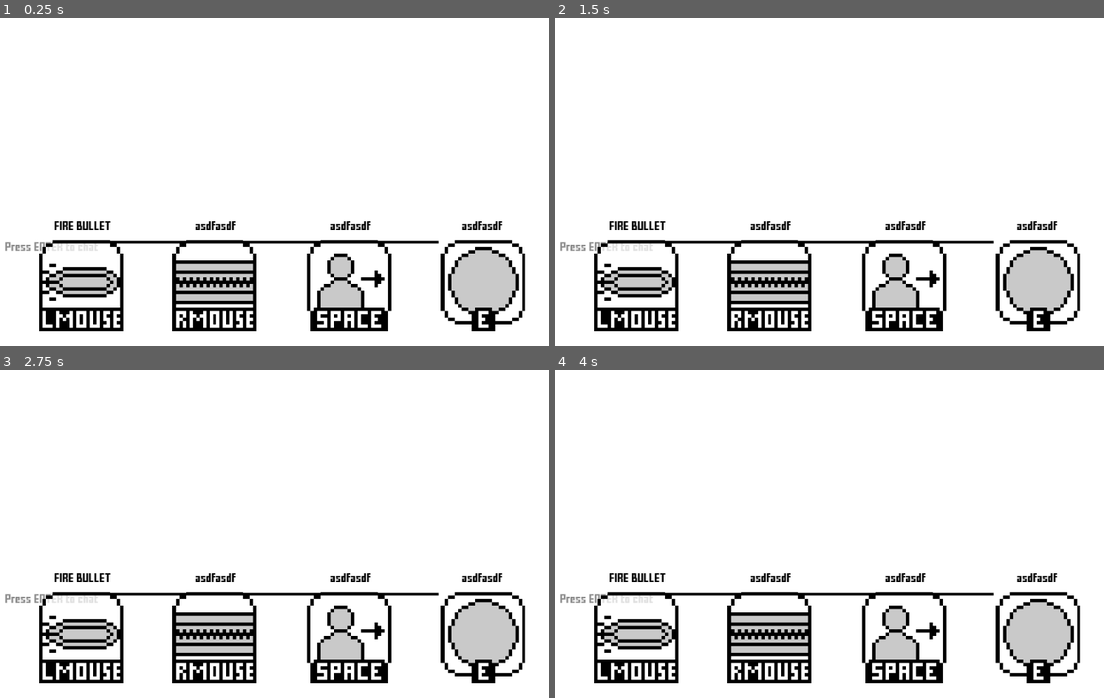
Above: before the commit, frames 1-4 (two rows, left to right).
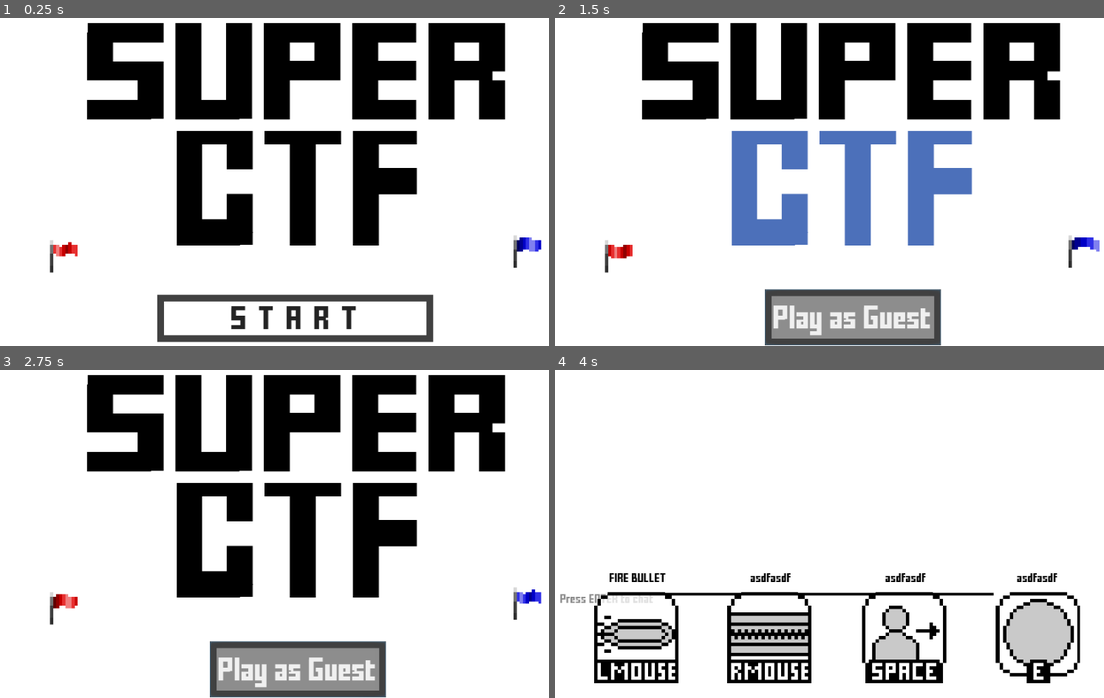
Above: after the commit, the same moments.

Repository: MarshallJDem/SuperCTF
Game: Godot game, scene res://TitleScreen.tscn
Same seed, same stepped clock (60 frames per second), same inputs: the game is played once before the commit and once after it. Sound files missing from this copy of the repository are replaced by a short silence.
Inputs (mouse positions are in pixels of both pictures, inside the frame that each line leads up to):
- Up to frame 1 (0.25 s): no input
- Up to frame 2 (1.5 s): click (851, 319) at 0.5 s, where only the run after the commit has a clickable "START"; click (851, 316) at 1.25 s, where only the run after the commit has a clickable "Play as Guest"
- Up to frame 3 (2.75 s): click (296, 668) at 2 s, where only the run after the commit has a clickable "Play as Guest"
- Up to frame 4 (4 s): tap Enter at 2.75, 2.85 s; move the mouse to (983, 511) at 2.77 s; hold D 2.78-3.53 s; click (983, 511) at 2.92 s; tap Space at 3.02, 3.77 s; move the mouse to (730, 543) at 3.52 s; hold S from 3.53 s (still down); tap 2 at 3.6 s

The runs differ from the first frame. In frame 1, 37% of the frame differs, in the area x 0-99%, y 1-99%; in frame 2, 38%, in the area x 0-100%, y 1-100%; in frame 3, 38%; in frame 4, nothing differs.
Error before the commit: Invalid get index '0' (on base: 'Dictionary'). (res://GameContent/LineEdit.gd:46)

Commit message:
linux changes

Diff:
--- a/GameContent/NetworkController.gd
+++ b/GameContent/NetworkController.gd
@@ -129,7 +129,7 @@
 	client = WebSocketClient.new();
 	#client.trusted_ssl_certificate = load("res://HTTPSKeys/linux_fullchain.crt");
 	var url = "wss://" + Globals.serverIP;
-	#client.set_verify_ssl_enabled(false);
+	client.set_verify_ssl_enabled(false);
 	var error = client.connect_to_url(url, PoolStringArray(), true);
 	get_tree().set_network_peer(client);
 
--- a/Globals.gd
+++ b/Globals.gd
@@ -4,7 +4,7 @@
 var serverIP;
 var serverPublicToken;
 var serverPrivateToken = "privatetoken42402";
-var isServer = true;
+var isServer = false;
 var allowedPlayers = [];
 var matchID;
 
Not shown, changed: Linux_Export/ctf.pck
